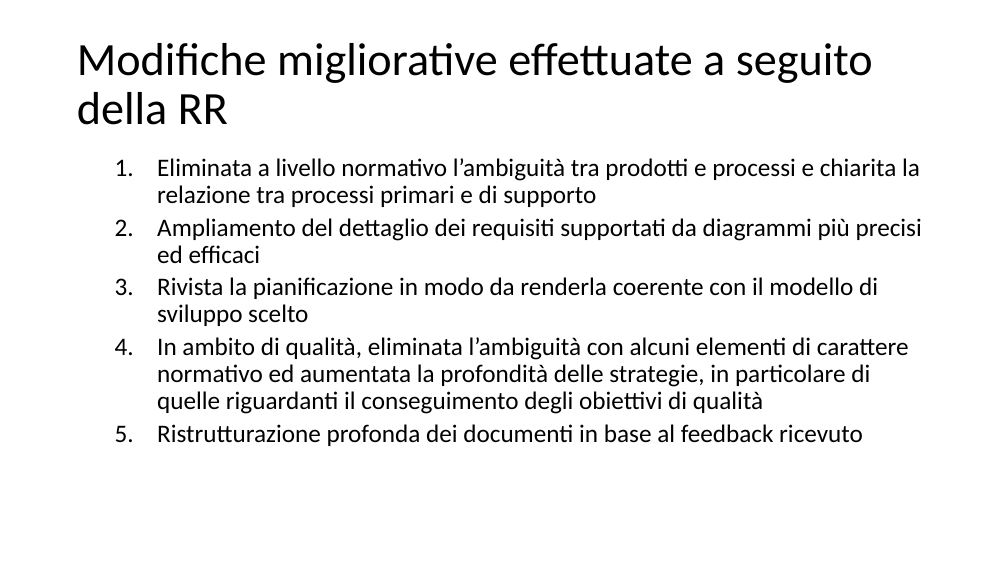
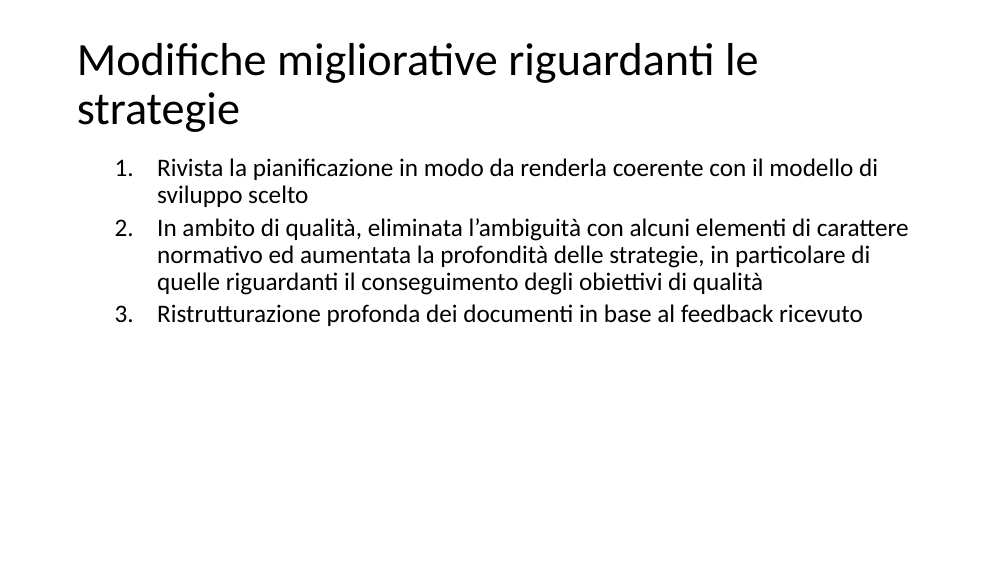
Before and after one commit to Italiaracerx/progettoSWE, a slide deck: slide 7 of Presentazioni/Presentazione RP 19-03-2018.pptx (slide 3 before the commit). Drawn at 1008x567 pixels with LibreOffice and Linux fonts; fonts in the diff are those of the drawing. Boxes give left, top, right and bottom in pixels: in the first picture for what was removed or moved away, otherwise in the second. Text is boxed around its words. In the diff, an @@ line names an element or a change of style, - is before the commit and + after.

```diff
--- a/Presentazioni/Presentazione RP 19-03-2018.pptx
+++ b/Presentazioni/Presentazione RP 19-03-2018.pptx
@@ title at <box>77,43,759,132</box>: text changed @@
-Modifiche migliorative effettuate a seguito della RR
+Modifiche migliorative riguardanti le strategie
@@ text at <box>157,158,922,263</box>: paragraphs removed @@
-  1. Eliminata a livello normativo l’ambiguità tra prodotti e processi e chiarita la relazione tra processi primari e di supporto
-  2. Ampliamento del dettaglio dei requisiti supportati da diagrammi più precisi ed efficaci
```
Also in this commit, not shown: 4 other slides changed, 10 slides added.
